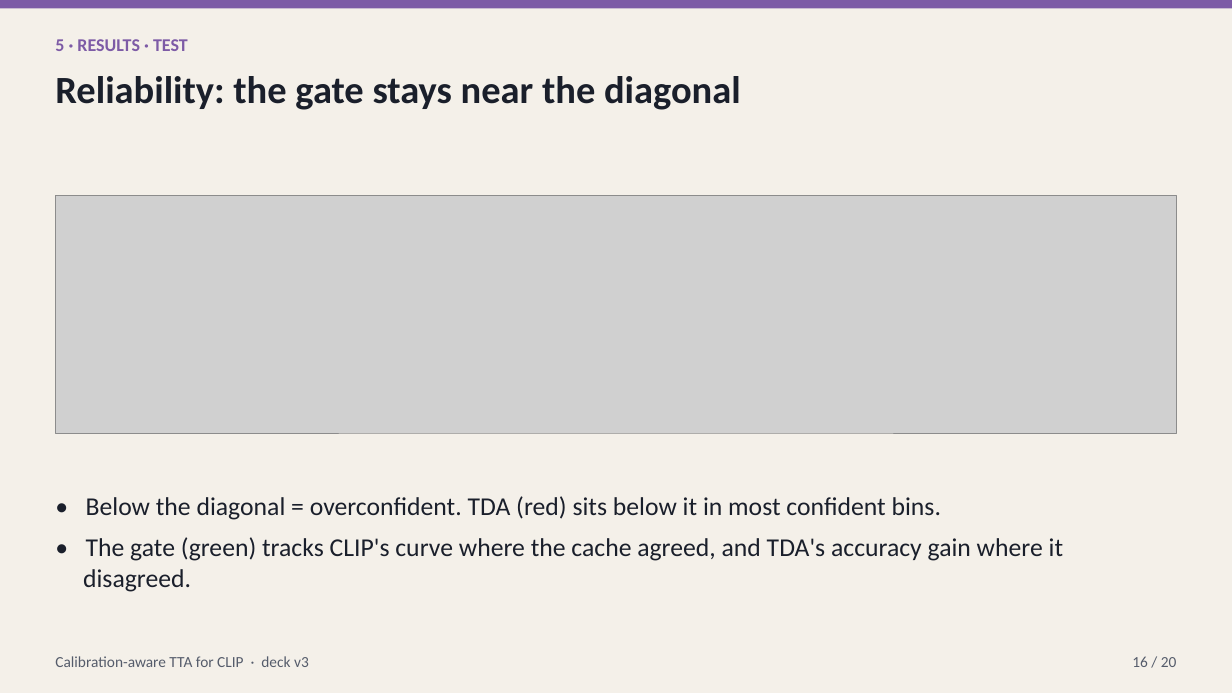
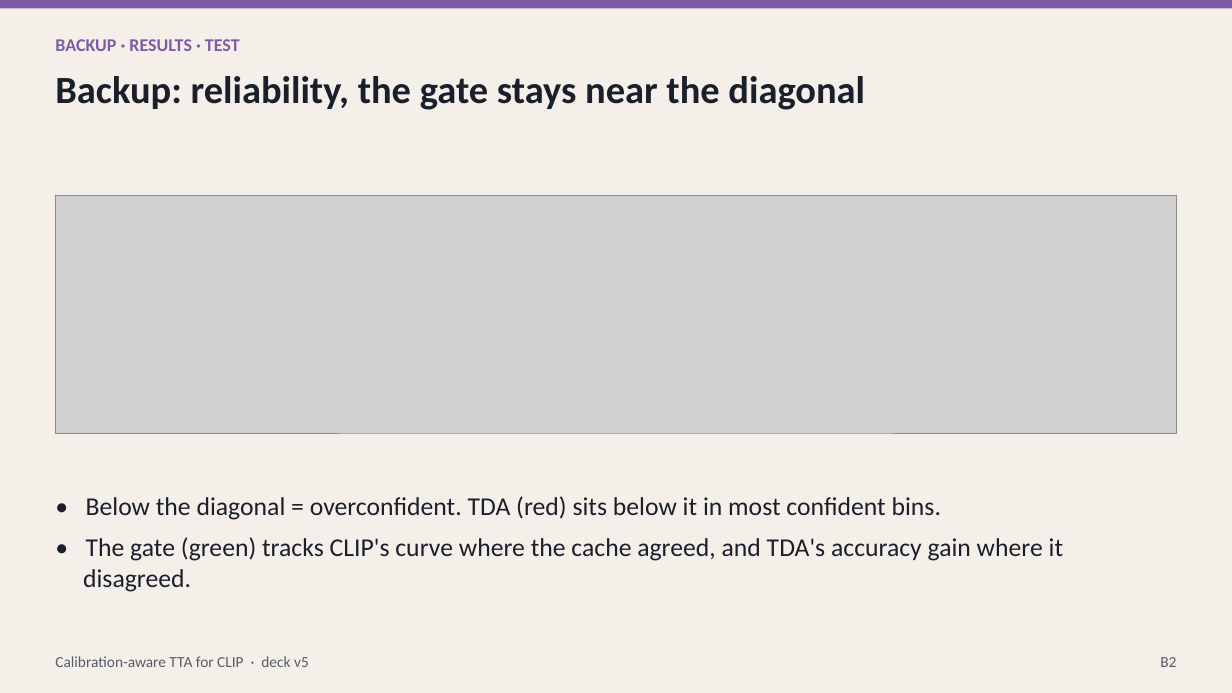
Before and after one commit to macwave12/deep_project_calibration_aware_tta, a slide deck: slide 22 of presentation/calibration_aware_tta.pptx (slide 16 before the commit). Drawn at 1232x693 pixels with LibreOffice and Linux fonts; fonts in the diff are those of the drawing; grey boxes stand for pictures. Boxes give left, top, right and bottom in pixels: in the first picture for what was removed or moved away, otherwise in the second. Text is boxed around its words. In the diff, an @@ line names an element or a change of style, - is before the commit and + after.

```diff
--- a/presentation/calibration_aware_tta.pptx
+++ b/presentation/calibration_aware_tta.pptx
@@ text at [55,39,240,51]: text changed @@
-5 · RESULTS · TEST
+BACKUP · RESULTS · TEST
@@ text at [55,76,865,110]: text changed @@
-Reliability: the gate stays near the diagonal
+Backup: reliability, the gate stays near the diagonal
@@ text at [55,656,309,667]: text changed @@
-Calibration-aware TTA for CLIP · deck v3
+Calibration-aware TTA for CLIP · deck v5
@@ text at [1160,657,1176,667]: text changed @@
-16 / 20
+B2
```
Also in this commit, not shown: 22 other slides changed, 5 slides added, 1 slide removed, 34 other files.
